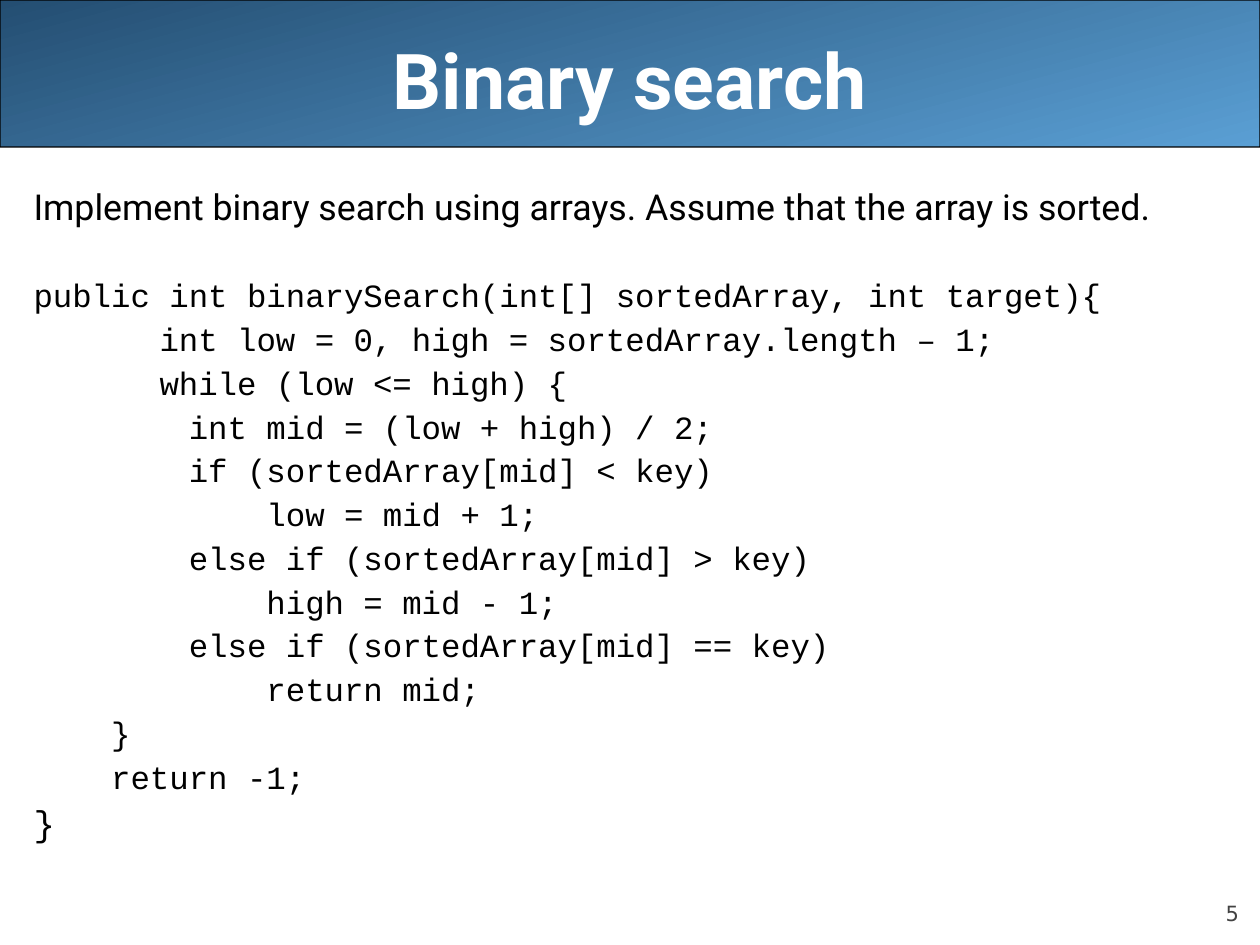
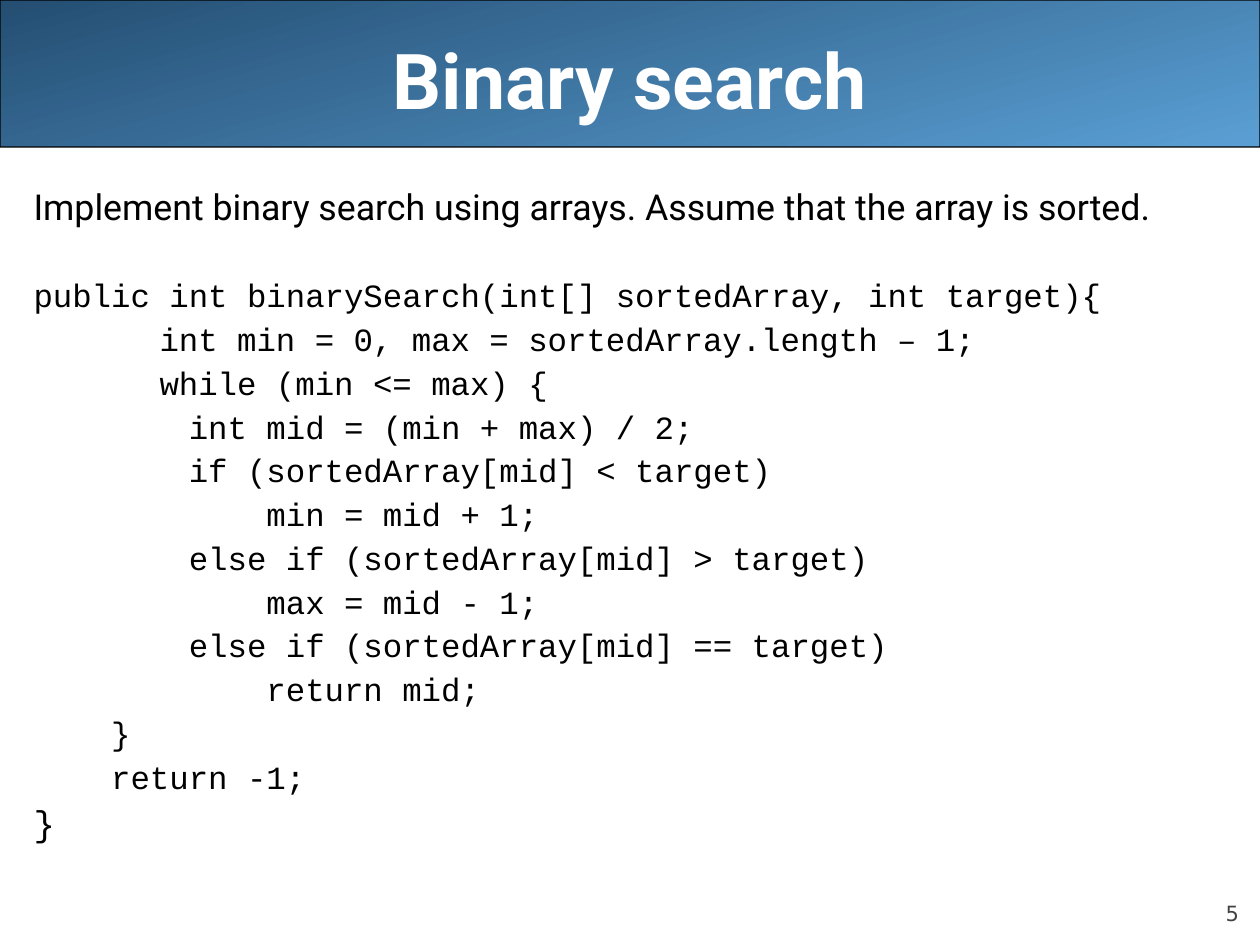
Before and after one commit to LongBaoNguyen/longbaonguyen.github.io, a slide deck: slide 5 of courses/apcsa/lecture19.ppt. Drawn at 1260x945 pixels with LibreOffice and Linux fonts; fonts in the diff are those of the drawing. Boxes give left, top, right and bottom in pixels: in the first picture for what was removed or moved away, otherwise in the second. Text is boxed around its words. In the diff, an @@ line names an element or a change of style, - is before the commit and + after.

```diff
--- a/courses/apcsa/lecture19.ppt
+++ b/courses/apcsa/lecture19.ppt
@@ text at <box>160,328,975,664</box>: text changed @@
-int low = 0, high = sortedArray.length – 1;
-while (low <= high) {
-int mid = (low + high) / 2;
-if (sortedArray[mid] < key)
-low = mid + 1;
-else if (sortedArray[mid] > key)
-high = mid - 1;
-else if (sortedArray[mid] == key)
+int min = 0, max = sortedArray.length – 1;
+while (min <= max) {
+int mid = (min + max) / 2;
+if (sortedArray[mid] < target)
+min = mid + 1;
+else if (sortedArray[mid] > target)
+max = mid - 1;
+else if (sortedArray[mid] == target)
```
Also in this commit, not shown: 11 other slides changed, 1 slide added, 1 slide removed, 7 other files.
